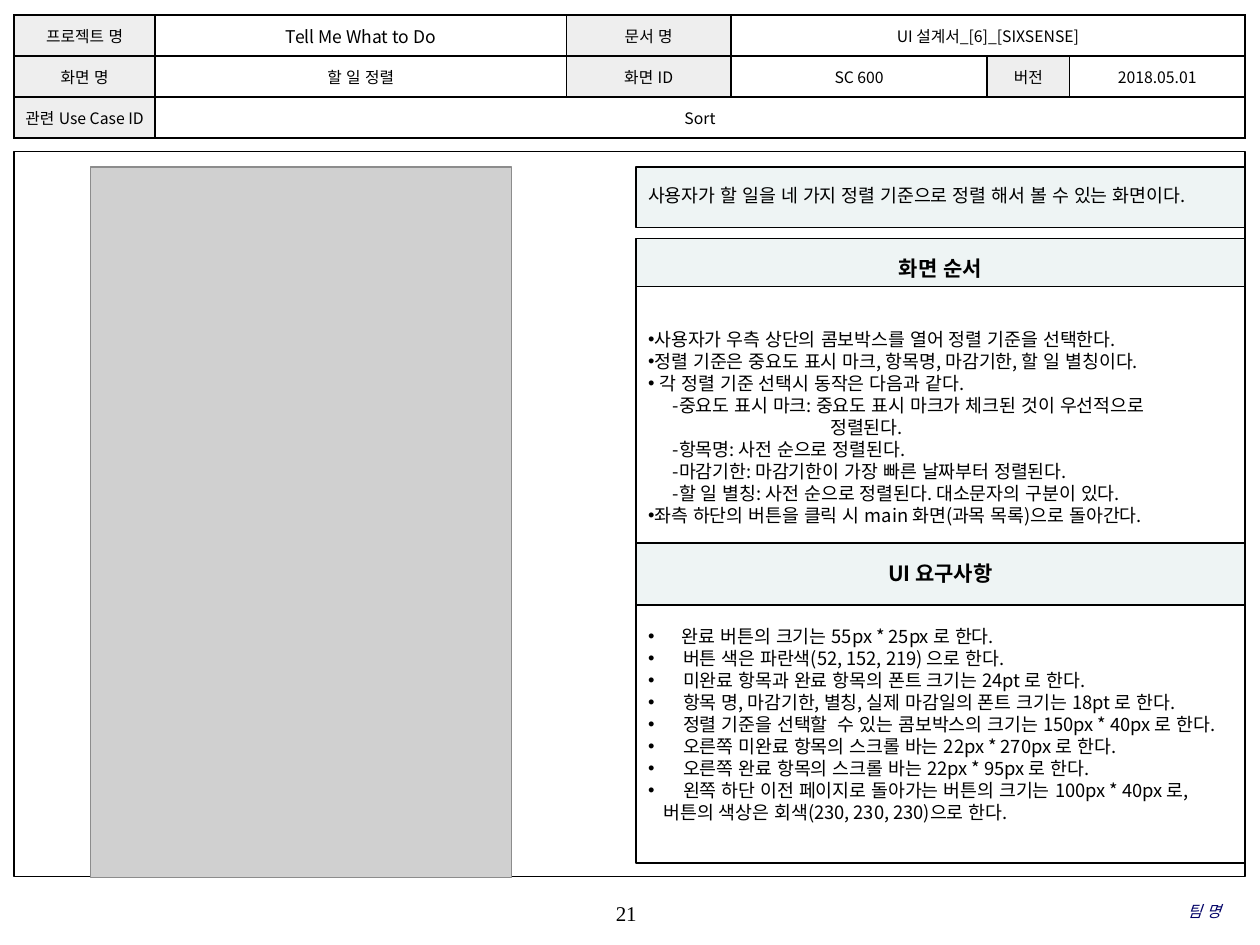
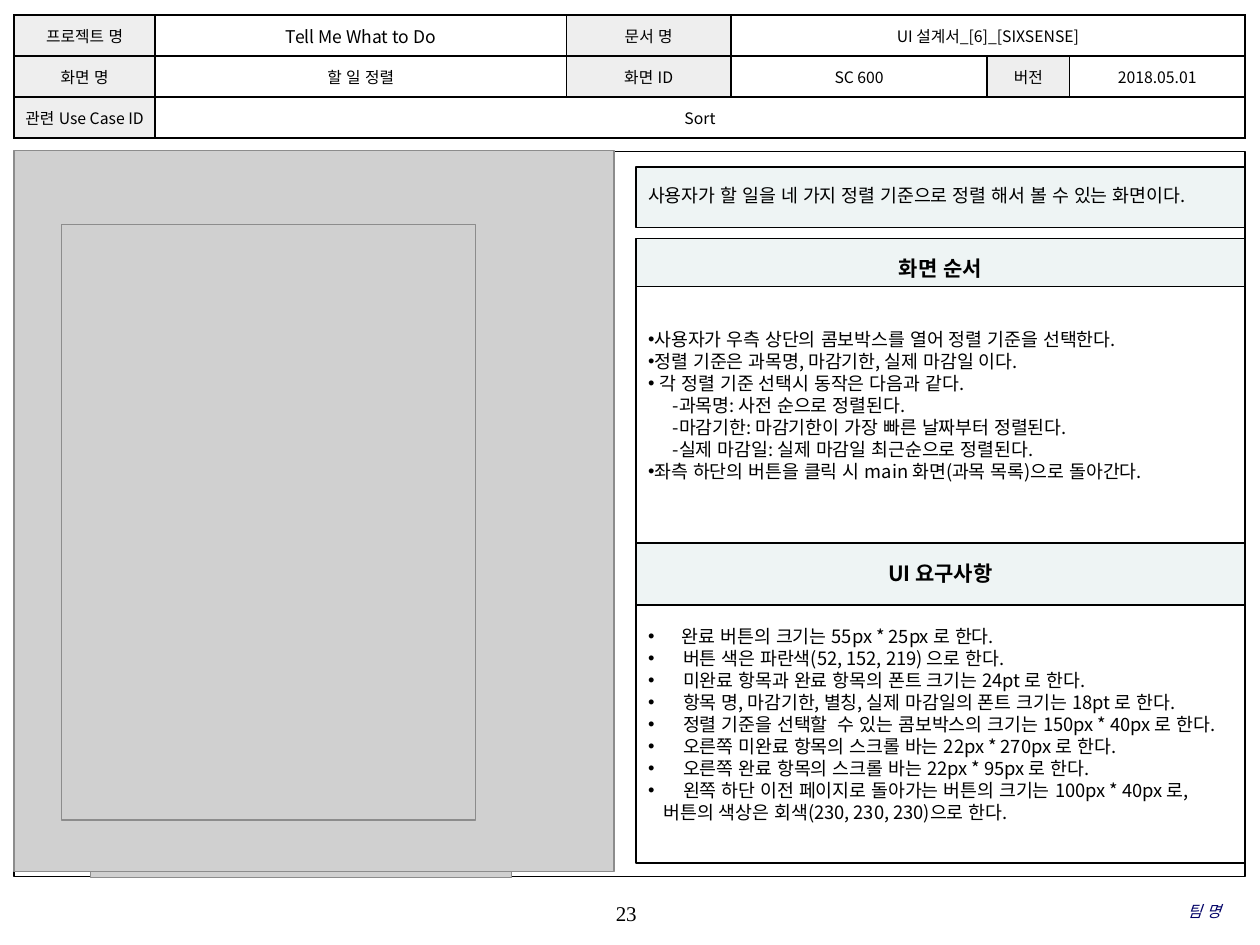
Before and after one commit to SMU-SE-Admin/18-1_6_SIXSENSE_Doc, a slide deck: slide 23 of 03 설계/UI 설계서_[6]_[SIXSENSE].pptx (slide 21 before the commit). Drawn at 1260x945 pixels with LibreOffice and Linux fonts; fonts in the diff are those of the drawing; grey boxes stand for pictures; background and template pictures are left out. Boxes give left, top, right and bottom in pixels: in the first picture for what was removed or moved away, otherwise in the second. Text is boxed around its words. In the diff, an @@ line names an element or a change of style, - is before the commit and + after.

```diff
--- a/03 설계/UI 설계서_[6]_[SIXSENSE].pptx
+++ b/03 설계/UI 설계서_[6]_[SIXSENSE].pptx
@@ picture added at <box>14,151,614,872</box> @@
@@ picture added at <box>62,224,475,820</box> @@
@@ text in rectangle at <box>655,352,1018,372</box>: text changed @@
-• 정렬 기준은 중요도 표시 마크, 항목명, 마감기한, 할 일 별칭이다.
+• 정렬 기준은 과목명, 마감기한, 실제 마감일 이다.
@@ text in rectangle at <box>673,396,906,414</box>: text changed @@
--중요도 표시 마크: 중요도 표시 마크가 체크된 것이 우선적으로
-정렬된다.
--항목명: 사전 순으로 정렬된다.
+-과목명: 사전 순으로 정렬된다.
@@ text in rectangle at <box>673,440,1033,458</box>: text changed @@
--할 일 별칭: 사전 순으로 정렬된다. 대소문자의 구분이 있다.
+-실제 마감일: 실제 마감일 최근순으로 정렬된다.
@@ page number at <box>616,907,637,922</box>: text changed @@
-21
+23
```
Also in this commit, not shown: 18 other slides changed, 4 slides added.
